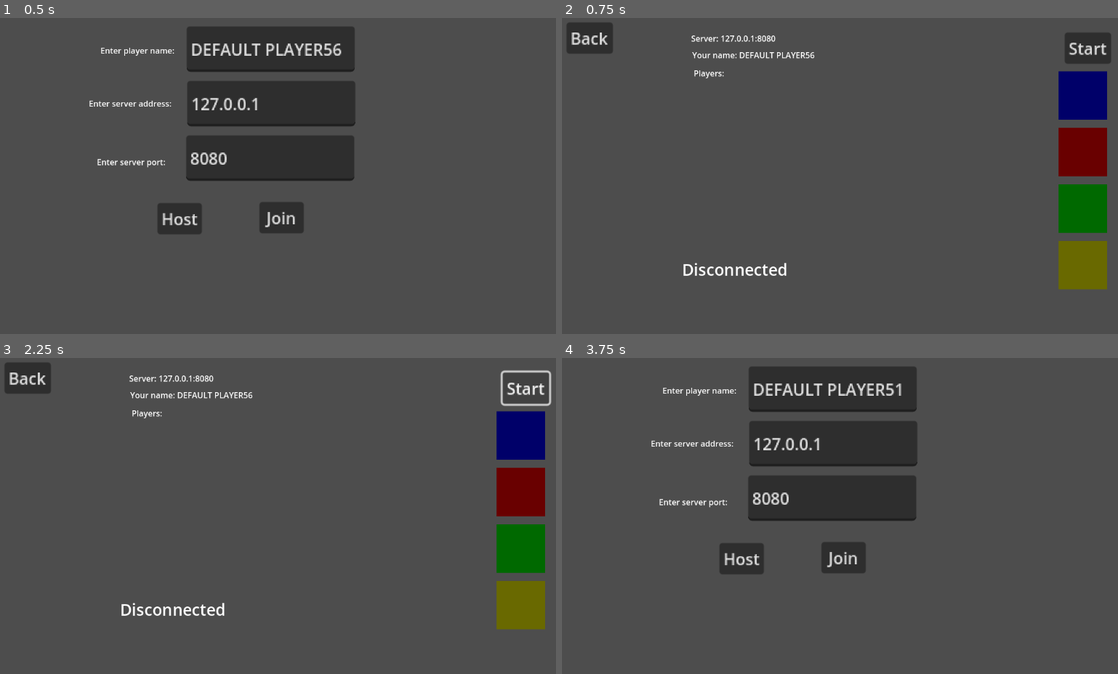
Above: before the commit, frames 1-4 (two rows, left to right).
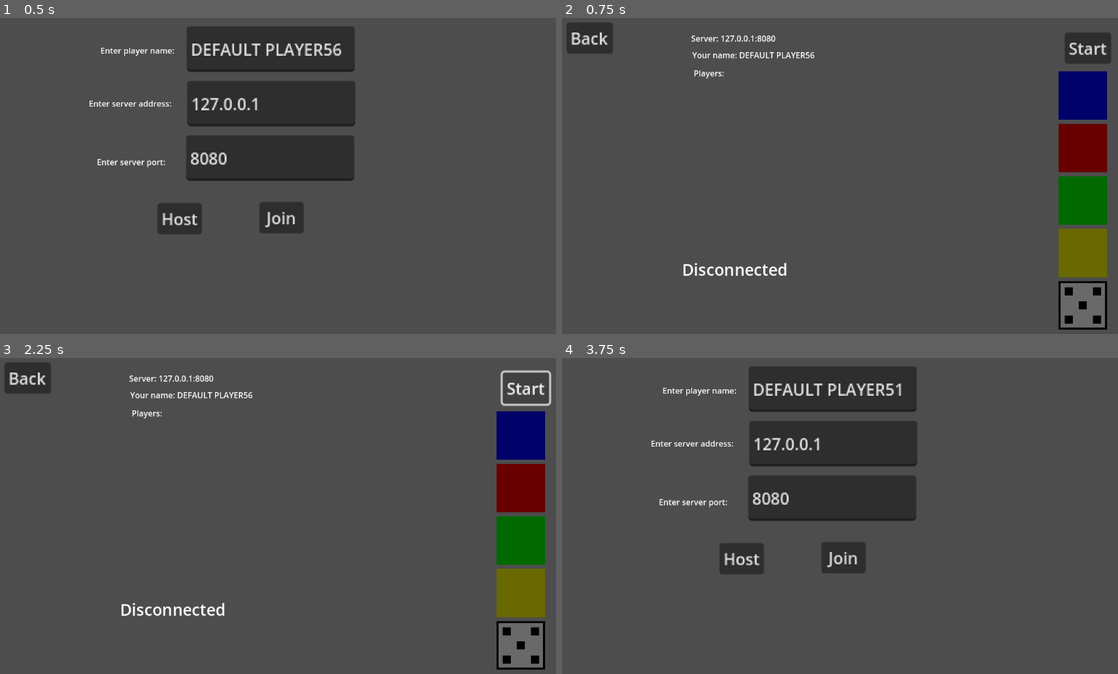
Above: after the commit, the same moments.

Repository: johann-0/Risiko
Game: Godot game, scene res://Scenes/main_menu.tscn
The game is run twice, just before and just after one commit, with the same random seed, the same clock (stepped at 60 frames per second) and the same inputs.
Inputs (mouse positions are in pixels of both pictures, inside the frame that each line leads up to):
- Up to frame 1 (0.5 s): no input
- Up to frame 2 (0.75 s): click "Join" at 0.5 s
- Up to frame 3 (2.25 s): click (522, 437) at 1.27 s; click "Start" at 2 s
- Up to frame 4 (3.75 s): click "Start" at 2.75 s; click "Back" at 3.5 s

Frame 1 is identical in both runs. In frame 2, 2.3% of the frame differs, in the area x 89-99%, y 33-99%; in frame 3, 2.3%; in frame 4, nothing differs.

Commit message:
feat: color picking in lobby works. now onto actual gameplay!

Diff:
--- a/Risiko Game/Scenes/lobby.tscn
+++ b/Risiko Game/Scenes/lobby.tscn
@@ -1,52 +1,7 @@
-[gd_scene load_steps=12 format=3 uid="uid://dddb3xveecq3o"]
+[gd_scene load_steps=3 format=3 uid="uid://dddb3xveecq3o"]
 
 [ext_resource type="Script" path="res://Scripts/lobby.gd" id="1_cet53"]
 [ext_resource type="Theme" uid="uid://bnehbdwc2p6ne" path="res://Assets/ui/main_theme.tres" id="2_m6crb"]
-[ext_resource type="Texture2D" uid="uid://htaw5smp0rtp" path="res://Assets/ui/random_icon.png" id="3_ptakx"]
-
-[sub_resource type="Gradient" id="Gradient_lboj1"]
-offsets = PackedFloat32Array(0)
-colors = PackedColorArray(0, 0, 1, 1)
-
-[sub_resource type="GradientTexture2D" id="GradientTexture2D_6y0mv"]
-gradient = SubResource("Gradient_lboj1")
-width = 24
-height = 24
-fill = 2
-fill_to = Vector2(0, 0)
-
-[sub_resource type="Gradient" id="Gradient_r81g8"]
-offsets = PackedFloat32Array(0)
-colors = PackedColorArray(1, 0, 0, 1)
-
-[sub_resource type="GradientTexture2D" id="GradientTexture2D_voyh1"]
-gradient = SubResource("Gradient_r81g8")
-width = 24
-height = 24
-fill = 2
-fill_to = Vector2(0, 0)
-
-[sub_resource type="Gradient" id="Gradient_4006e"]
-offsets = PackedFloat32Array(0)
-colors = PackedColorArray(0, 1, 0, 1)
-
-[sub_resource type="GradientTexture2D" id="GradientTexture2D_ara32"]
-gradient = SubResource("Gradient_4006e")
-width = 24
-height = 24
-fill = 2
-fill_to = Vector2(0, 0)
-
-[sub_resource type="Gradient" id="Gradient_vmtkl"]
-offsets = PackedFloat32Array(0)
-colors = PackedColorArray(1, 1, 0, 1)
-
-[sub_resource type="GradientTexture2D" id="GradientTexture2D_62fgj"]
-gradient = SubResource("Gradient_vmtkl")
-width = 24
-height = 24
-fill = 2
-fill_to = Vector2(0, 0)
 
 [node name="Lobby" type="Control"]
 layout_mode = 3
@@ -145,61 +100,3 @@
 offset_right = 1033.0
 offset_bottom = 232.0
 scale = Vector2(4, 4)
-
-[node name="Blue" type="TextureButton" parent="ColorSelection"]
-visible = false
-layout_mode = 0
-offset_right = 8.0
-offset_bottom = 8.0
-texture_normal = SubResource("GradientTexture2D_6y0mv")
-
-[node name="Cover" type="ColorRect" parent="ColorSelection/Blue"]
-layout_mode = 0
-offset_right = 24.0
-offset_bottom = 24.0
-color = Color(0, 0, 0, 0.588235)
-
-[node name="Red" type="TextureButton" parent="ColorSelection"]
-visible = false
-offset_top = 26.0
-offset_right = 24.0
-offset_bottom = 50.0
-texture_normal = SubResource("GradientTexture2D_voyh1")
-
-[node name="Cover" type="ColorRect" parent="ColorSelection/Red"]
-offset_right = 24.0
-offset_bottom = 24.0
-color = Color(0, 0, 0, 0.588235)
-
-[node name="Green" type="TextureButton" parent="ColorSelection"]
-visible = false
-offset_top = 52.0
-offset_right = 24.0
-offset_bottom = 76.0
-texture_normal = SubResource("GradientTexture2D_ara32")
-
-[node name="Cover" type="ColorRect" parent="ColorSelection/Green"]
-offset_right = 24.0
-offset_bottom = 24.0
-color = Color(0, 0, 0, 0.588235)
-
-[node name="Yellow" type="TextureButton" parent="ColorSelection"]
-visible = false
-offset_top = 78.0
-offset_right = 24.0
-offset_bottom = 102.0
-texture_normal = SubResource("GradientTexture2D_62fgj")
-
-[node name="Cover" type="ColorRect" parent="ColorSelection/Yellow"]
-offset_right = 24.0
-offset_bottom = 24.0
-color = Color(0, 0, 0, 0.588235)
-
-[node name="Random" type="TextureButton" parent="ColorSelection"]
-visible = false
-offset_top = 104.0
-offset_right = 24.0
-offset_bottom = 128.0
-texture_normal = ExtResource("3_ptakx")
-
-[connection signal="pressed" from="ColorSelection/Blue" to="." method="blue_but_pressed"]
--- a/Risiko Game/Scripts/color_button.gd
+++ b/Risiko Game/Scripts/color_button.gd
@@ -8,12 +8,19 @@
 	var toReturn: Color_Button = my_scene.instantiate()
 	toReturn.position = newPos
 	var button = toReturn.get_child(0)
-	button.texture_normal = GradientTexture2D.new()
-	button.texture_normal.gradient = Gradient.new()
-	button.texture_normal.gradient.remove_point(1)
-	button.texture_normal.height = 24
-	button.texture_normal.width = 24
-	toReturn.setColor(newCol)
+	if newCol != Color.AZURE:
+		button.texture_normal = GradientTexture2D.new()
+		button.texture_normal.gradient = Gradient.new()
+		button.texture_normal.gradient.remove_point(1)
+		button.texture_normal.height = 24
+		button.texture_normal.width = 24
+		toReturn.setColor(newCol)
+	else: # in this case it's the random icon
+		var image: Image = Image.new()
+		var err = image.load("res://Assets/ui/random_icon.png")
+		if err != OK:
+			print("Error loading random_icon.png: " + str(err))
+		button.texture_normal = ImageTexture.create_from_image(image)
 	return toReturn
 
 func _on_pressed():
@@ -23,7 +30,10 @@
 	$Button.texture_normal.gradient.set_color(0, newCol)
 
 func getColor():
-	return $Button.texture_normal.gradient.get_color(0)
+	if $Button.texture_normal is GradientTexture2D:
+		return $Button.texture_normal.gradient.get_color(0)
+	else:
+		return Color.AZURE
 
 func isCovered():
 	return $Cover.visible
--- a/Risiko Game/Scripts/lobby.gd
+++ b/Risiko Game/Scripts/lobby.gd
@@ -12,14 +12,26 @@
 	$GameInfo/PlayerName.text += player._name
 	$GameInfo/ServerName.text += GameData.serverName.getName()
 	# UI stuff: color picking
-	var blueBut = Color_Button.new_color_button(Vector2i(0,0), Color.BLUE)
-	$ColorSelection.add_child(blueBut)
-	var redBut = Color_Button.new_color_button(Vector2i(0,28), Color.RED)
-	$ColorSelection.add_child(redBut)
-	var greenBut = Color_Button.new_color_button(Vector2i(0,56), Color.GREEN)
-	$ColorSelection.add_child(greenBut)
-	var yellowBut = Color_Button.new_color_button(Vector2i(0,84), Color.YELLOW)
-	$ColorSelection.add_child(yellowBut)
+	var but_col = [Color.BLUE, Color.RED, Color.GREEN, Color.YELLOW, Color.AZURE]
+	for i in range(5):
+		var newBut = Color_Button.new_color_button(Vector2i(0, i * (24 + 2)), but_col[i])
+		$ColorSelection.add_child(newBut)
+		newBut.button_pressed.connect(on_color_button_pressed)
+	#var blueBut = Color_Button.new_color_button(Vector2i(0,0), Color.BLUE)
+	#var redBut = Color_Button.new_color_button(Vector2i(0,1*24 + 1*2), Color.RED)
+	#var greenBut = Color_Button.new_color_button(Vector2i(0,2*24 + 2*2), Color.GREEN)
+	#var yellowBut = Color_Button.new_color_button(Vector2i(0,3*24 + 3*2), Color.YELLOW)
+	#var randomBut = Color_Button.new_color_button(Vector2i(0,4*24 + 4*2), Color.WHITE)
+	#$ColorSelection.add_child(blueBut)
+	#$ColorSelection.add_child(redBut)
+	#$ColorSelection.add_child(greenBut)
+	#$ColorSelection.add_child(yellowBut)
+	#$ColorSelection.add_child(randomBut)
+	#blueBut.button_pressed.connect(on_color_button_pressed)
+	#redBut.button_pressed.connect(on_color_button_pressed)
+	#greenBut.button_pressed.connect(on_color_button_pressed)
+	#yellowBut.button_pressed.connect(on_color_button_pressed)
+	#blueBut.button_pressed.connect(on_color_button_pressed)
 
 	_client.connected.connect(client_connected)
 	_client.disconnected.connect(client_disconnected)
@@ -46,6 +58,12 @@
 				"color": GameData.players[GameData.localPlayerIndex]._color.to_rgba32()
 			}
 		})
+
+func on_color_button_pressed(color: Color):
+	_client._send_dict({
+		"message_type": "color_selected",
+		"data": color.to_rgba32()
+	})
 
 func connect_after_timeout(timeout: float):
 	await get_tree().create_timer(timeout).timeout # Delay for timeout
@@ -93,6 +111,21 @@
 				if index == GameData.localPlayerIndex:
 					player_obj.setTextColor(Color.GREEN)
 				index += 1
+			for i in range(5):
+				$ColorSelection.get_child(i).setCovered(false)
+			# Check which colors are already picked
+			for player in GameData.players:
+				match player._color:
+					Color.BLUE:
+						$ColorSelection.get_child(0).setCovered(true)
+					Color.RED:
+						$ColorSelection.get_child(1).setCovered(true)
+					Color.GREEN:
+						$ColorSelection.get_child(2).setCovered(true)
+					Color.YELLOW:
+						$ColorSelection.get_child(3).setCovered(true)
+					_: # Random is selected (Azure)
+						pass
 		"start_game":
 			GameData.client = _client
 			GameData.turnPlayerIndex = json_obj["turn"]
@@ -117,7 +150,3 @@
 		await _client.disconnected
 
 	get_tree().change_scene_to_file("res://Scenes/main_menu.tscn")
-
-
-func blue_but_pressed():
-	print("\n\nBLUE BUTTON PRESSED\n\n")
Not shown, changed: Risiko Server/index.js
